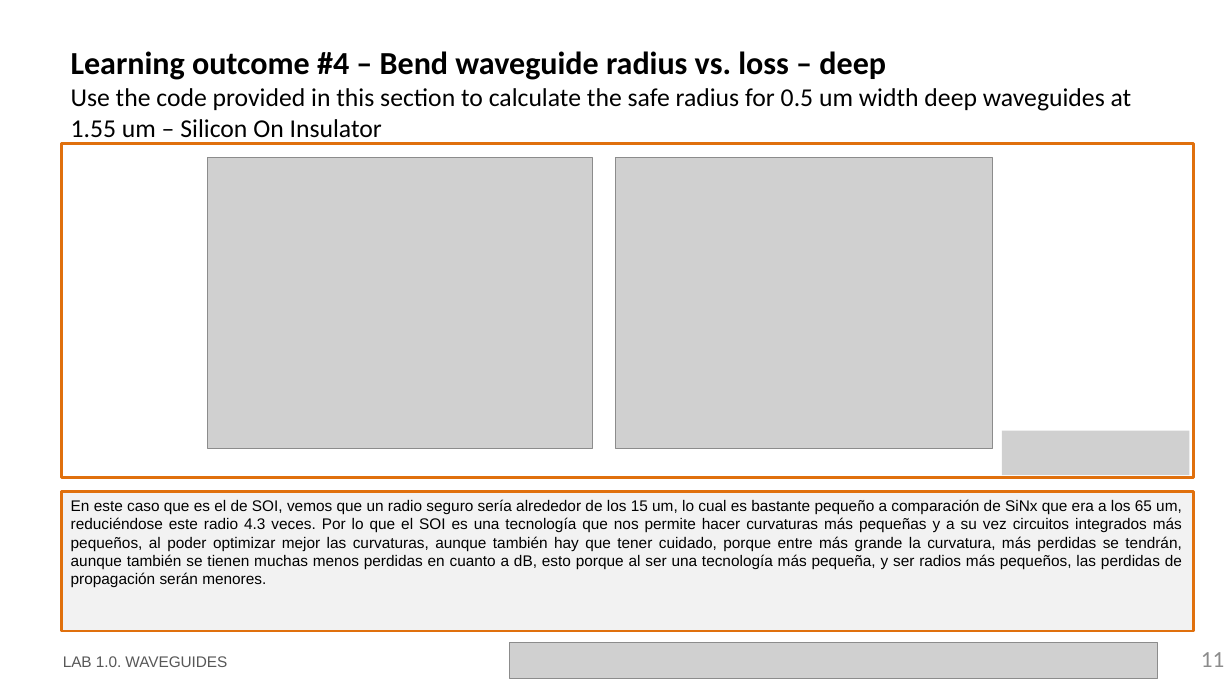
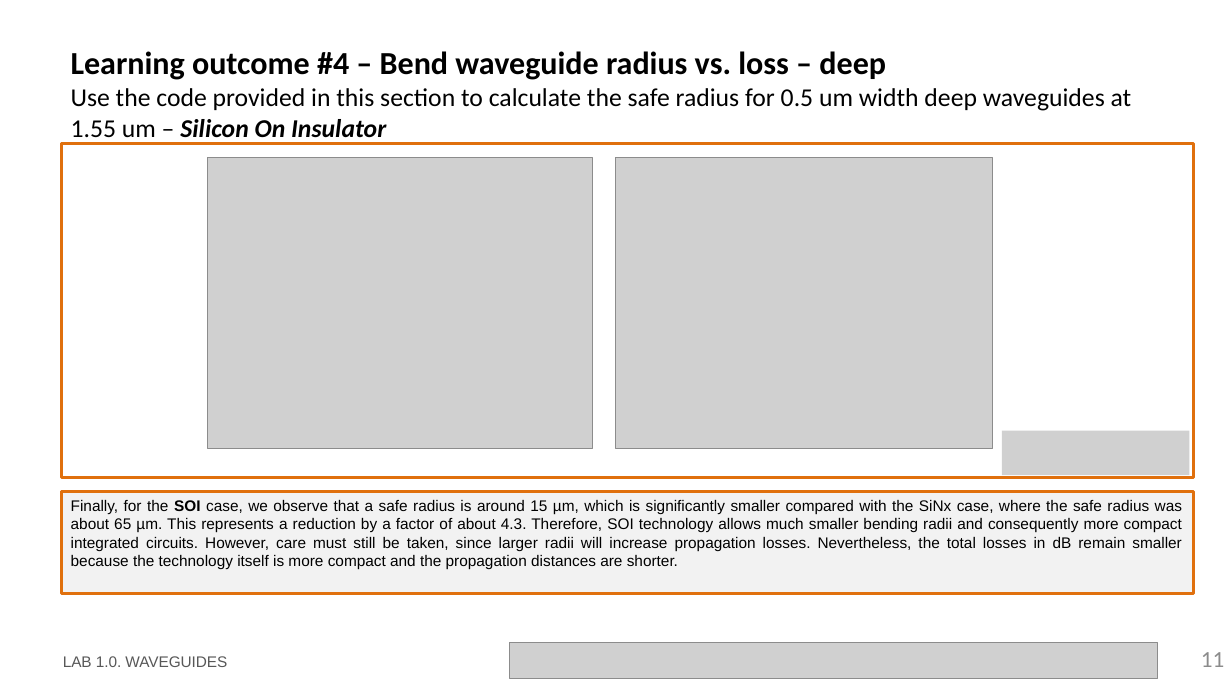
Before and after one commit to PauDaniOrtiz/pic-upv-lab1-Copy1, a slide deck: slide 11 of LabBook_10.pptx. Drawn at 1232x693 pixels with LibreOffice and Linux fonts; fonts in the diff are those of the drawing; grey boxes stand for pictures; background and template pictures are left out. Boxes give left, top, right and bottom in pixels: in the first picture for what was removed or moved away, otherwise in the second. Text is boxed around its words. In the diff, an @@ line names an element or a change of style, - is before the commit and + after.

```diff
--- a/LabBook_10.pptx
+++ b/LabBook_10.pptx
@@ title "Learning outcome #4 – Bend ..." at <box>71,51,1132,143</box>: bold on, italic on in "Silicon On Insulator" @@
@@ rectangle "Finally, for the SOI case, ...": place and size @@
-rectangle "Finally, for the SOI case, ..." at <box>62,492,1194,631</box>
+rectangle "Finally, for the SOI case, ..." at <box>62,492,1194,594</box>
@@ text in rectangle at <box>71,500,1182,570</box>: text changed @@
-En este caso que es el de SOI, vemos que un radio seguro sería alrededor de los 15 um, lo cual es bastante pequeño a comparación de SiNx que era a los 65 um, reduciéndose este radio 4.3 veces. Por lo que el SOI es una tecnología que nos permite hacer curvaturas más pequeñas y a su vez circuitos integrados más pequeños, al poder optimizar mejor las curvaturas, aunque también hay que tener cuidado, porque entre más grande la curvatura, más perdidas se tendrán, aunque también se tienen muchas menos perdidas en cuanto a dB, esto porque al ser una tecnología más pequeña, y ser radios más pequeños, las perdidas de propagación serán menores.
+Finally, for the SOI case, we observe that a safe radius is around 15 µm, which is significantly smaller compared with the SiNx case, where the safe radius was about 65 µm. This represents a reduction by a factor of about 4.3. Therefore, SOI technology allows much smaller bending radii and consequently more compact integrated circuits. However, care must still be taken, since larger radii will increase propagation losses. Nevertheless, the total losses in dB remain smaller because the technology itself is more compact and the propagation distances are shorter.
```
Also in this commit, not shown: 8 other slides changed.
